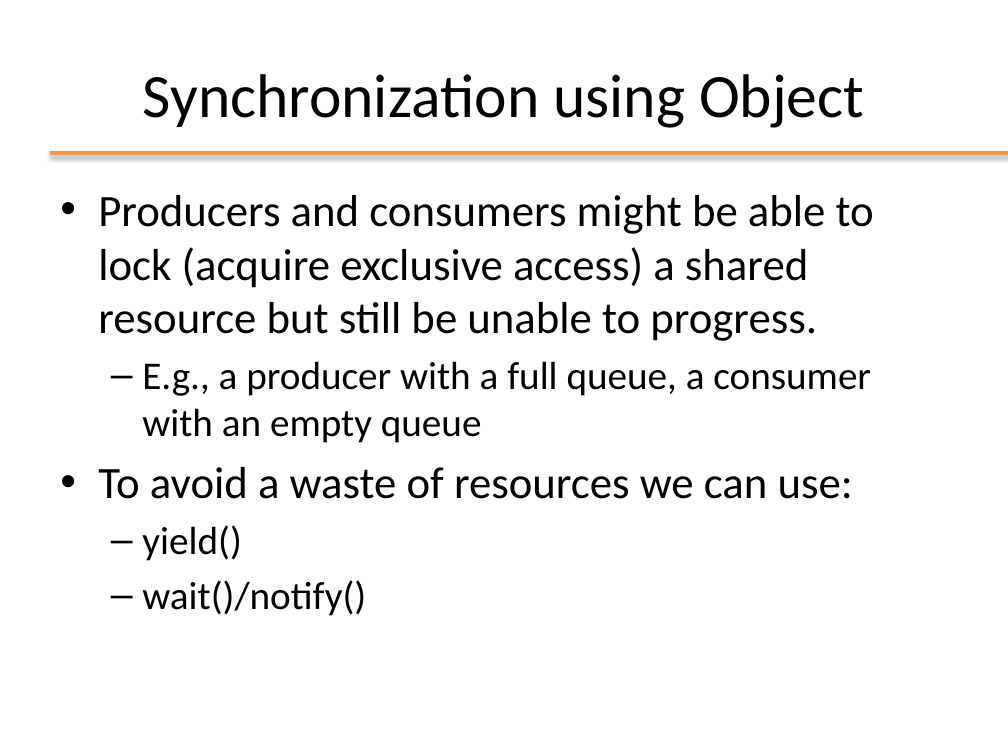
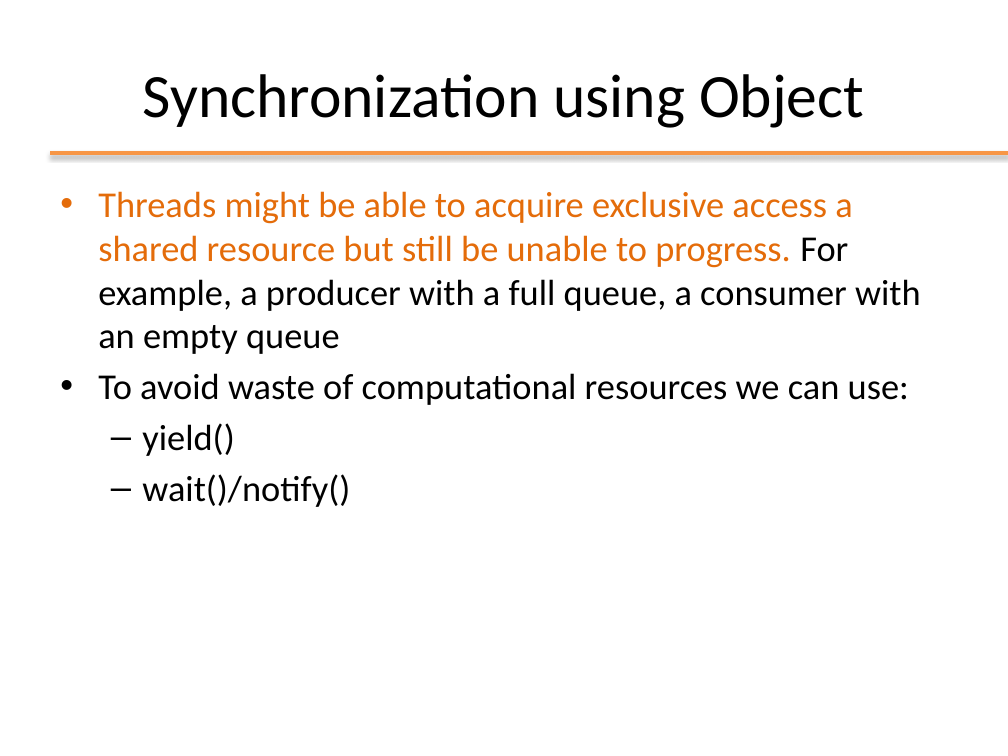
Before and after one commit to Andrea99-beep/ooprogramming, a slide deck: slide 17 of slides/ppt/12_Threads_Syncronization.pptx. Drawn at 1008x756 pixels with LibreOffice and Linux fonts; fonts in the diff are those of the drawing; background and template pictures are left out. Boxes give left, top, right and bottom in pixels: in the first picture for what was removed or moved away, otherwise in the second. Text is boxed around its words. In the diff, an @@ line names an element or a change of style, - is before the commit and + after.

```diff
--- a/slides/ppt/12_Threads_Syncronization.pptx
+++ b/slides/ppt/12_Threads_Syncronization.pptx
@@ text at box(98, 191, 921, 405): text changed; size 32 to 26 pt @@
-• Producers and consumers might be able to lock (acquire exclusive access) a shared resource but still be unable to progress.
-  – E.g., a producer with a full queue, a consumer with an empty queue
-• To avoid a waste of resources we can use:
+• Threads might be able to acquire exclusive access a shared resource but still be unable to progress. For example, a producer with a full queue, a consumer with an empty queue
+• To avoid waste of computational resources we can use:
@@ text at box(142, 423, 350, 507): size 28 to 26 pt in "yield()", "wait()/notify()" @@
```
Also in this commit, not shown: 16 other slides changed, 2 slides added, 2 slides removed, 13 other files.
